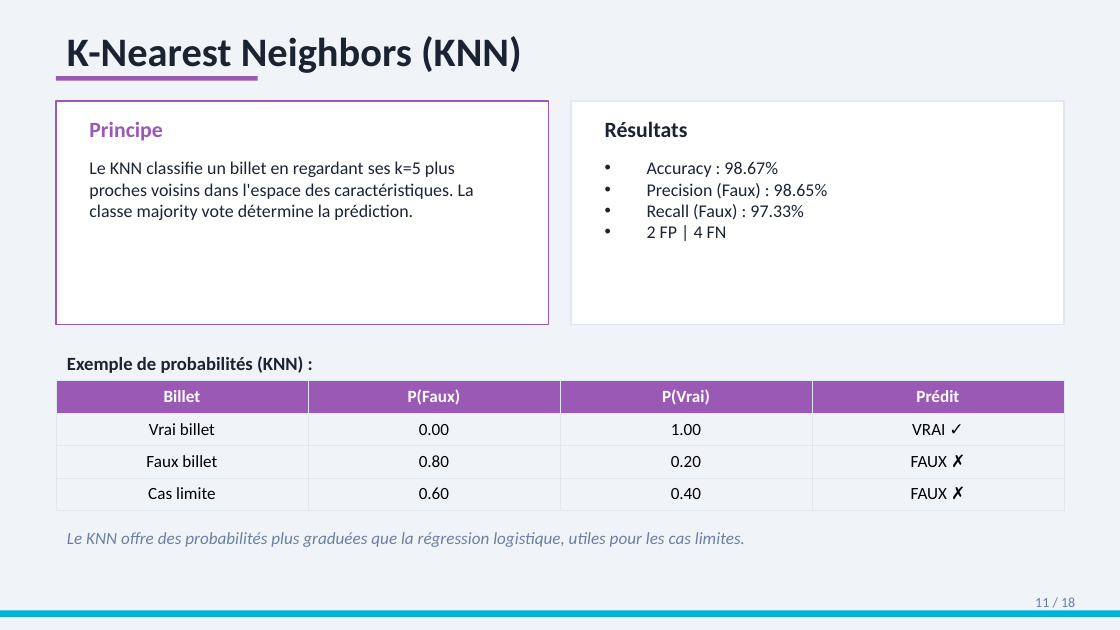
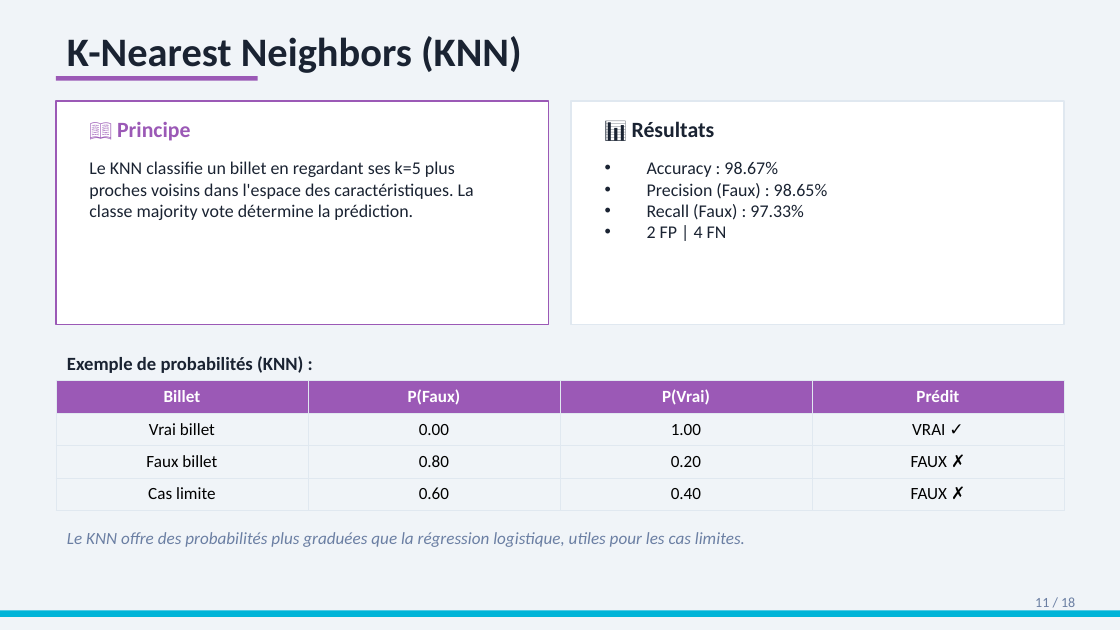
Before and after one commit to TheGoatLucien/Data_analyst, a slide deck: slide 11 of projets/projet 12/files/Presentation_P12_Detection_Faux_Billets.pptx. Drawn at 1120x630 pixels with LibreOffice and Linux fonts; fonts in the diff are those of the drawing. Boxes give left, top, right and bottom in pixels: in the first picture for what was removed or moved away, otherwise in the second. Text is boxed around its words. In the diff, an @@ line names an element or a change of style, - is before the commit and + after.

```diff
--- a/projets/projet 12/files/Presentation_P12_Detection_Faux_Billets.pptx
+++ b/projets/projet 12/files/Presentation_P12_Detection_Faux_Billets.pptx
@@ text at bbox=[117, 122, 191, 141]: text changed @@
-Principe
+📖 Principe
@@ text at bbox=[632, 121, 715, 137]: text changed @@
-Résultats
+📊 Résultats
```
Also in this commit, not shown: 10 other slides changed, 4 other files.
